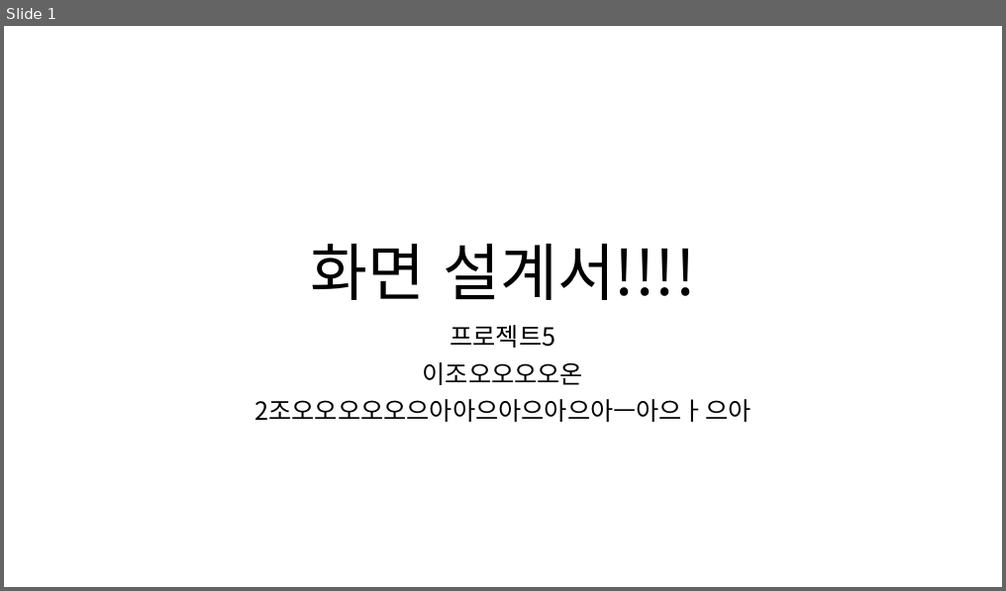
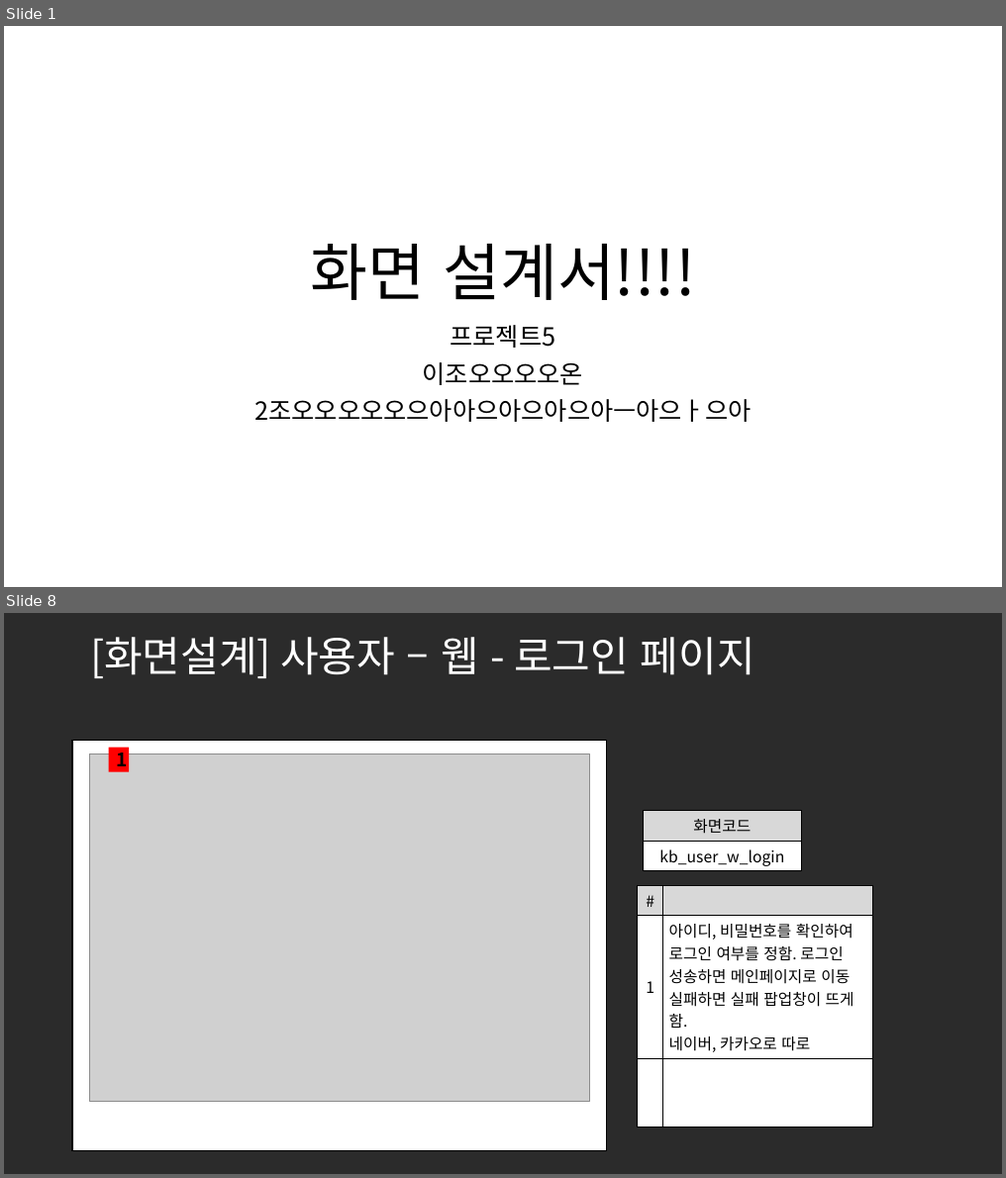
Before and after one commit to ezenteam2/e-Zone, a slide deck: 0 발표용 파워포인트/0410 2차발표/0410 project05 - 파워포인트 - 기범.pptx. Shown one above the other, each under a label of ours: slide 1 before the commit, slides 1 and 8 after it; the slides between them are not shown. The pictures are 1006x591 and 1006x1178 pixels, drawn with LibreOffice and Linux fonts; fonts in the diff are those of the drawing; grey boxes stand for pictures; background and template pictures are left out; a plain dark background stands for a picture behind light text. Boxes give left, top, right and bottom in pixels: in the first picture for what was removed or moved away, otherwise in the second. Text is boxed around its words. In the diff, an @@ line names an element or a change of style, - is before the commit and + after.

```diff
--- a/0 발표용 파워포인트/0410 2차발표/0410 project05 - 파워포인트 - 기범.pptx
+++ b/0 발표용 파워포인트/0410 2차발표/0410 project05 - 파워포인트 - 기범.pptx
@@ slide 8 added at (4, 613, 1002, 1174), background picture (left out) @@
@@ title added at (90, 637, 755, 678), 40 pt, text #FFFFFF @@
+[화면설계] 사용자 – 웹 - 로그인 페이지
@@ rectangle added at (72, 741, 607, 1152), fill #FFFFFF, outline #000000 1 pt @@
@@ picture added at (89, 755, 589, 1101) @@
@@ rectangle added at (109, 747, 129, 771), fill #FF0000, 18 pt, text #000000, bold @@
+1
@@ table added at (643, 811, 802, 870), 2 rows, 1 columns @@
+화면코드
+kb_user_w_login
@@ table added at (638, 885, 872, 1101), 3 rows, 2 columns @@
+# | 
+1 | 아이디, 비밀번호를 확인하여 로그인 여부를 정함. 로그인 성송하면 메인페이지로 이동 실패하면 실패 팝업창이 뜨게 함. / 네이버, 카카오로 따로
+ | 
```
Also in this commit, not shown: 15 other slides added, 2 other files.
